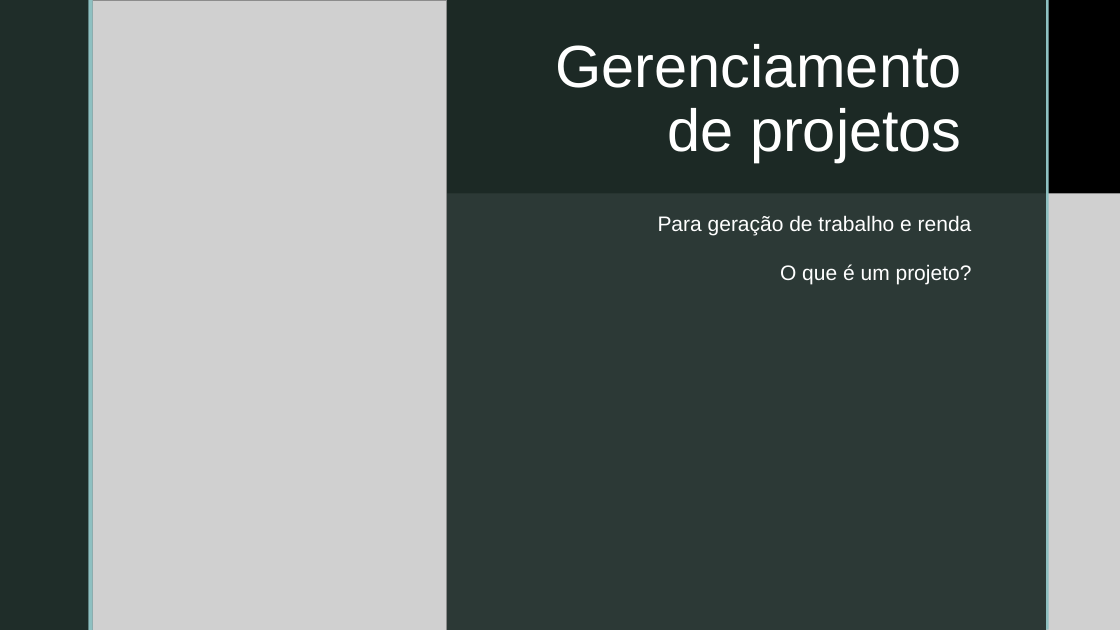
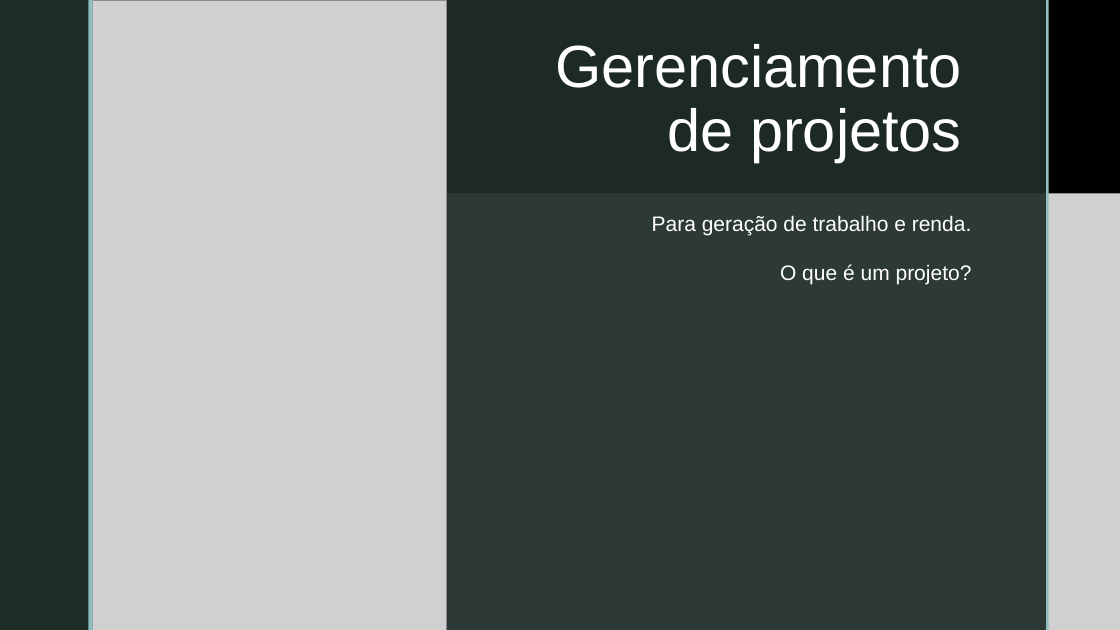
Before and after one commit to professorjar/gerenciamentodeprojetos, a slide deck: slide 2 of Gerenciamento de projetos.pptx. Drawn at 1120x630 pixels with LibreOffice and Linux fonts; fonts in the diff are those of the drawing; grey boxes stand for pictures; background and template pictures are left out. Boxes give left, top, right and bottom in pixels: in the first picture for what was removed or moved away, otherwise in the second. Text is boxed around its words. In the diff, an @@ line names an element or a change of style, - is before the commit and + after.

Commit message:
Gerenciamento de projetos
Gerenciamento de projetos

```diff
--- a/Gerenciamento de projetos.pptx
+++ b/Gerenciamento de projetos.pptx
@@ subtitle at (652, 215, 971, 235): text changed @@
-Para geração de trabalho e renda
+Para geração de trabalho e renda.
```
Also in this commit, not shown: 2 other slides changed, 2 slides added.
